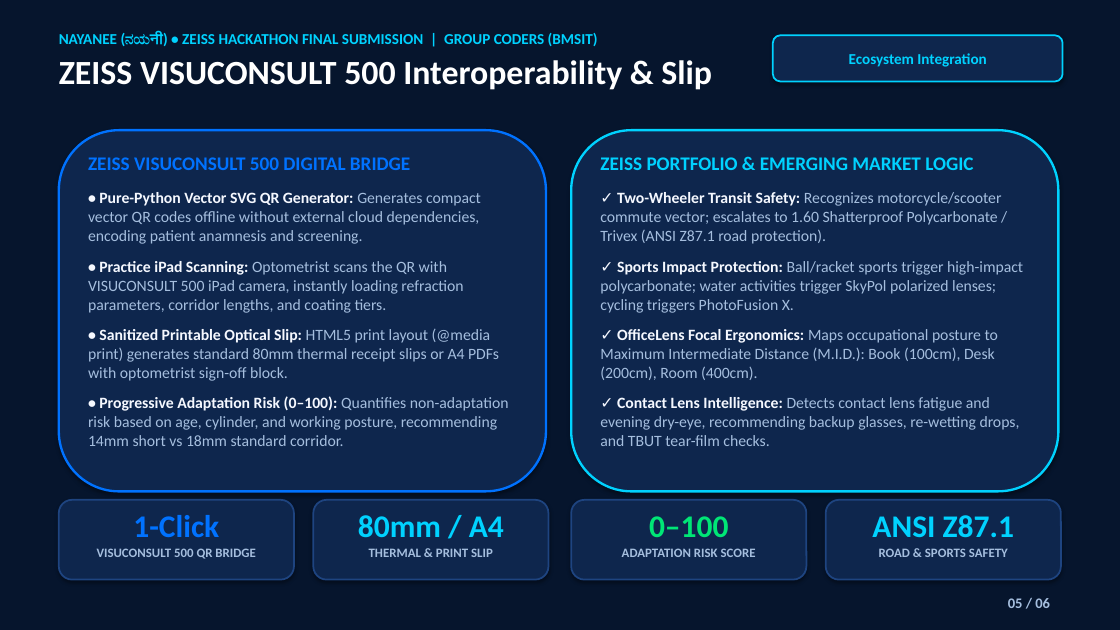
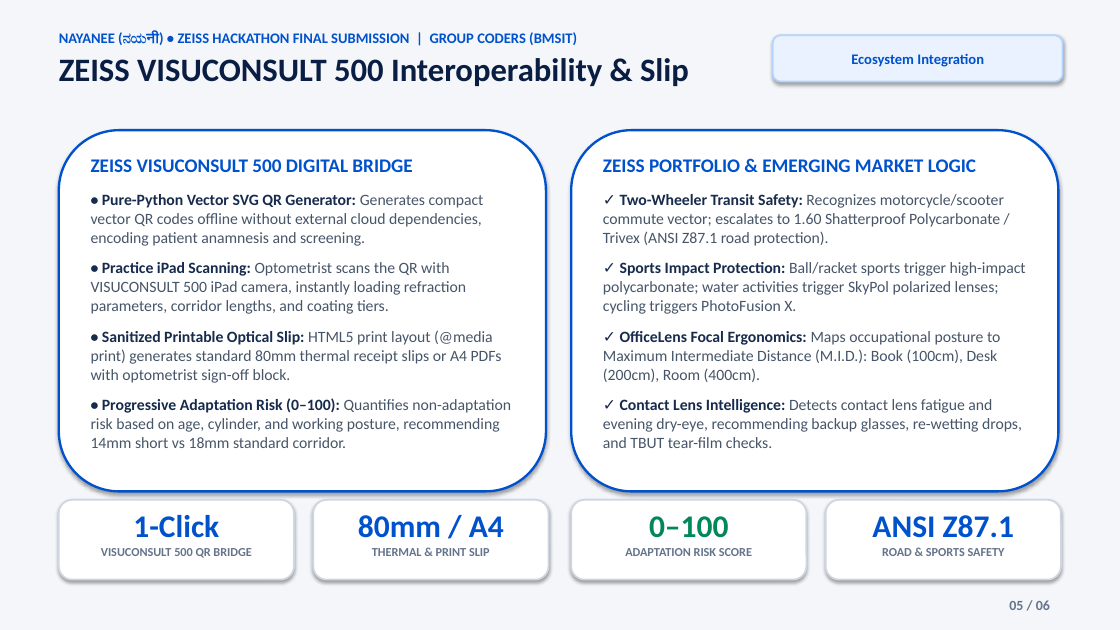
Before and after one commit to Satish8460/Nayanee, a slide deck: slide 5 of docs/Nayanee_Final_Presentation_Coders_6_Slides_v2.pptx. Drawn at 1120x630 pixels with LibreOffice and Linux fonts; fonts in the diff are those of the drawing. Boxes give left, top, right and bottom in pixels: in the first picture for what was removed or moved away, otherwise in the second. Text is boxed around its words. In the diff, an @@ line names an element or a change of style, - is before the commit and + after.

Commit message:
feat(presentation): redesign 6-slide deck with executive light theme and clinical typography

```diff
--- a/docs/Nayanee_Final_Presentation_Coders_6_Slides_v2.pptx
+++ b/docs/Nayanee_Final_Presentation_Coders_6_Slides_v2.pptx
@@ rectangle at (0,0,1120,630): fill #06152D to #F4F6FA @@
@@ text "NAYANEE (ನಯनी) • ZEISS HACKATHON ..." at (59,32,689,86): size 13 to 12.5 pt, text colour #00D2FF to #0052CC in "NAYANEE (ನಯनी) • ZEISS HACKATHON FINAL SUBMISSION ..."; size 29 to 28 pt, text colour #FFFFFF to #091E42 in "ZEISS VISUCONSULT 500 Interoperability & Slip"; less space between paragraphs @@
@@ rounded rectangle "Ecosystem Integration" at (773,35,1063,82): size 13 to 12.5 pt, text colour #00D2FF to #0052CC; fill #0E264D to #EBF2FF; outline #00D2FF 1.5 pt to #B3D4FF 1.5 pt @@
@@ rounded rectangle at (59,130,546,492): fill #0E264D to #FFFFFF; outline #0072FF 2 pt to #0052CC 2 pt @@
@@ text "ZEISS VISUCONSULT 500 DIGITAL BRIDGE" at (91,159,511,448): text colour #0072FF to #0052CC in "ZEISS VISUCONSULT 500 DIGITAL BRIDGE"; text colour #F5F8FF to #172B4D in "• Pure-Python Vector SVG QR Generator:", "• Practice iPad Scanning:", "• Sanitized Printable Optical Slip:", "• Progressive Adaptation Risk (0–100):"; text colour #A5BEDE to #475569 in "Generates compact vector QR codes offline without ...", "Optometrist scans the QR with VISUCONSULT 500 ...", "HTML5 print layout (@media print) generates standard ...", "Quantifies non-adaptation risk based on age, cylinder, ..." @@
@@ rounded rectangle at (571,130,1059,492): fill #0E264D to #FFFFFF; outline #00D2FF 2 pt to #0052CC 2 pt @@
@@ text "ZEISS PORTFOLIO & EMERGING MARKET ..." at (603,159,1026,448): text colour #00D2FF to #0052CC in "ZEISS PORTFOLIO & EMERGING MARKET LOGIC"; text colour #F5F8FF to #172B4D in "✓ Two-Wheeler Transit Safety:", "✓ Sports Impact Protection:", "✓ OfficeLens Focal Ergonomics:", "✓ Contact Lens Intelligence:"; text colour #A5BEDE to #475569 in "Recognizes motorcycle/scooter commute vector; escalates to 1 ...", "Ball/racket sports trigger high-impact polycarbonate; water  ...", "Maps occupational posture to Maximum Intermediate Distance ...", "Detects contact lens fatigue and evening dry-eye, ..." @@
@@ text "1-Click" at (101,515,251,558): text colour #0072FF to #0052CC in "1-Click"; size 11 to 10.5 pt, text colour #A5BEDE to #64748B in "VISUCONSULT 500 QR BRIDGE" @@
@@ fill #0E264D to #FFFFFF; outline #1E4480 1.5 pt to #CDD7E4 1.5 pt in 4 elements at (313,500,549,580), (571,500,807,580), (826,500,1061,580), (59,500,294,580) @@
@@ text "80mm / A4" at (358,515,504,556): text colour #00D2FF to #0052CC in "80mm / A4"; size 11 to 10.5 pt, text colour #A5BEDE to #64748B in "THERMAL & PRINT SLIP" @@
@@ text "0–100" at (625,516,752,556): text colour #00E676 to #00875A in "0–100"; size 11 to 10.5 pt, text colour #A5BEDE to #64748B in "ADAPTATION RISK SCORE" @@
@@ text "ANSI Z87.1" at (872,515,1014,556): text colour #00D2FF to #0052CC in "ANSI Z87.1"; size 11 to 10.5 pt, text colour #A5BEDE to #64748B in "ROAD & SPORTS SAFETY" @@
@@ text "05 / 06" at (1009,600,1050,610): size 12.5 to 12 pt, text colour #A5BEDE to #64748B @@
```
Also in this commit, not shown: 5 other slides changed, 3 other files.
